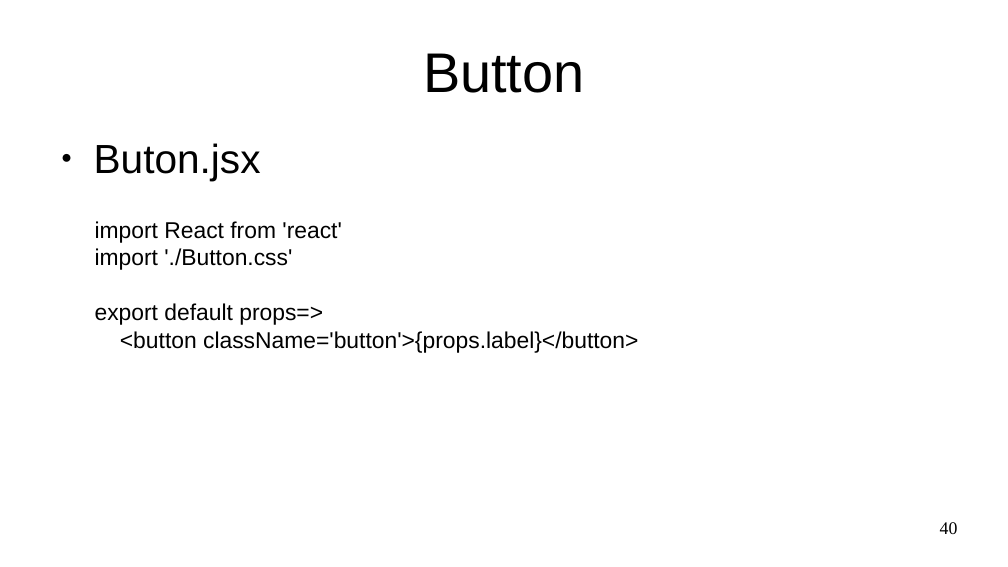
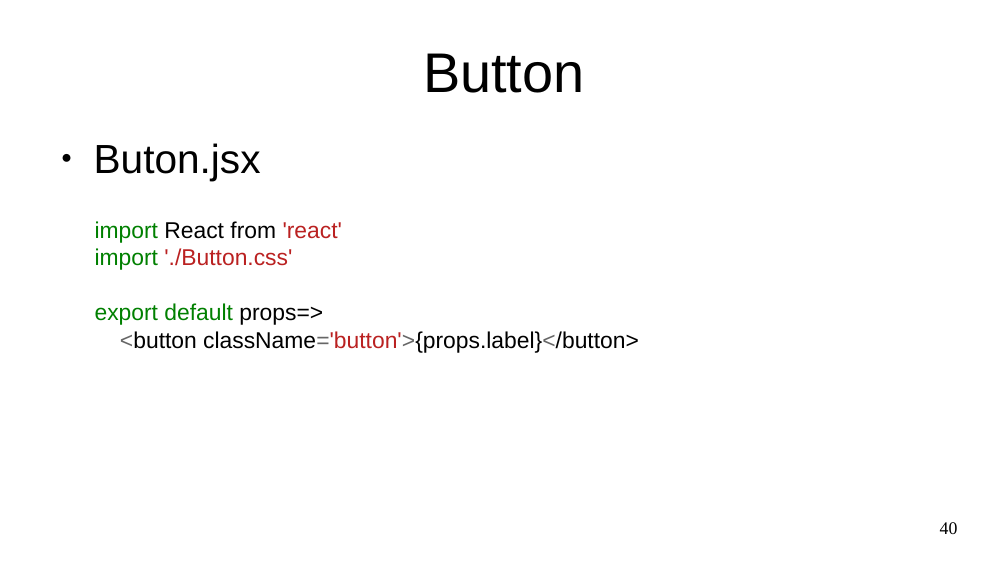
Before and after one commit to Marques-Dev/WEB_2020-1, a slide deck: slide 40 of SLIDES/aula02.odp. Drawn at 1008x567 pixels with LibreOffice and Linux fonts; fonts in the diff are those of the drawing. Boxes give left, top, right and bottom in pixels: in the first picture for what was removed or moved away, otherwise in the second. Text is boxed around its words. In the diff, an @@ line names an element or a change of style, - is before the commit and + after.

```diff
--- a/SLIDES/aula02.odp
+++ b/SLIDES/aula02.odp
@@ text "import React from 'react'" at <box>95,221,639,353</box>: text colour #000000 to #008000 in "import", "import", "export default"; text colour #000000 to #BA2121 in "'react'", "'./Button.css'", "className='button'>{props.label}</button>"; text colour #000000 to #666666 in "<button className='button'>{props.label}</button>" @@
```
Also in this commit, not shown: 6 other slides changed, 1 other file.
